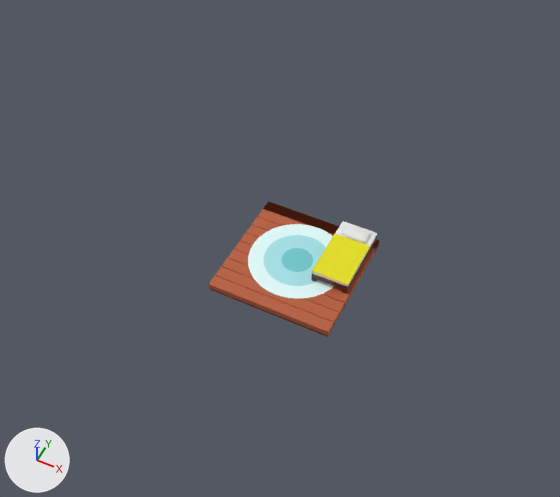
An edit to the glTF model src/models/scene.gltf, drawn before and after from the same camera.
Rendered twice from a camera (50 mm lens) standing at (10.1, -22.0, 28.4) and looking at (-0.2, -1.2, 2.4). Every picture has the same lights, and +X, +Y and +Z are marked at lower left. Where no turn or scale is listed for an object, it has been applied to the vertices.
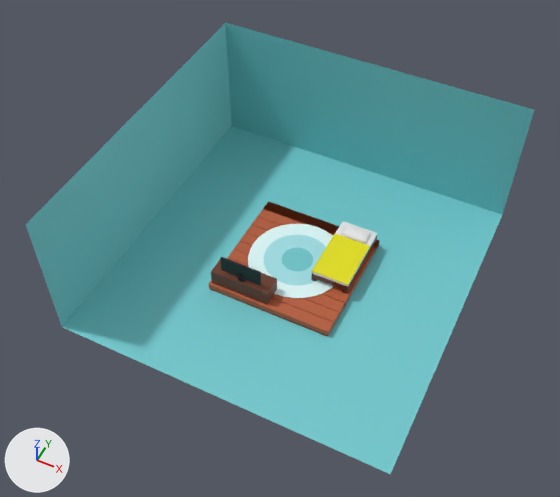
Where the newer file only moved an object's origin or applied its transform, the numbers keep the older frame.

Boxes (x1, y1, x2, y2) around the edits, measured in the pictures (560 x 497 px):
'Cube.007', added (cyan): after (25, 23, 534, 474)
'carpet', moved: before (248, 224, 334, 299); after (248, 224, 333, 298)
'Cube.004', added (brown): after (211, 259, 277, 305)
'Cube.005', added: after (220, 257, 261, 285)
'Cube.006', added: after (238, 273, 246, 282)

What changed in the scene script:
```text
Add mat_screen:
    mat_screen = principled_material('screen')
    mat_screen.base_color = (0.0, 0.0, 0.0)  # black #000000
Add mat_table:
    mat_table = principled_material('table')
    mat_table.base_color = (0.138, 0.0351, 0.0138)  # brown #68351f
Add me_cube:
    me_cube.from_pydata([(-6.8, -9.0, -2.9), (-6.8, -9.0, 3.8), (-6.8, 6.8, -2.9), (-6.8, 6.8, 3.8), (9.0, -9.0, -2.9), (9.0, 6.8, -2.9), (9.0, 6.8, 3.8)], [], [(0, 1, 3), (0, 3, 2), (2, 3, 6), (2, 6, 5), (2, 5, 4), (2, 4, 0)])
    me_cube.materials.append(mat_carpetinside)  # cyan #71c9ce
Add me_cube_011:
    me_cube_011.from_pydata(...)  # 40 vertices, 42 faces; spans x -0.21..0.215, y -0.186..0.239, z -0.053..0.387
    me_cube_011.materials.append(mat_screen)  # black #000000
Add me_cube_010:
    me_cube_010.from_pydata(...)  # a box spanning x -1.0..1.0, y -0.05..0.05, z -0.42..0.42
    me_cube_010.materials.append(mat_screen)  # black #000000
Add me_cube_009:
    me_cube_009.from_pydata(...)  # 16 vertices, 22 faces; spans x -1.45..1.45, y -0.59..0.39, z -0.31..0.49
    me_cube_009.materials.append(mat_table)  # brown #68351f
Change ob_carpet:
    ob_carpet.location: (-0.01, 0.15, 0.3) -> (-0.01, 0.15, 0.34)
Add ob_cube_007:
    ob_cube_007 = bpy.data.objects.new('Cube.007', me_cube)
    ob_cube_007.location = (-1.13, 1.13, 2.78)
Add ob_cube_006:
    ob_cube_006 = bpy.data.objects.new('Cube.006', me_cube_011)
    ob_cube_006.location = (-1.47, -2.64, 1.15)
Add ob_cube_005:
    ob_cube_005 = bpy.data.objects.new('Cube.005', me_cube_010)
    ob_cube_005.location = (-1.48, -2.69, 1.72)
Add ob_cube_004:
    ob_cube_004 = bpy.data.objects.new('Cube.004', me_cube_009)
    ob_cube_004.location = (-1.5, -2.32, 0.61)
```
